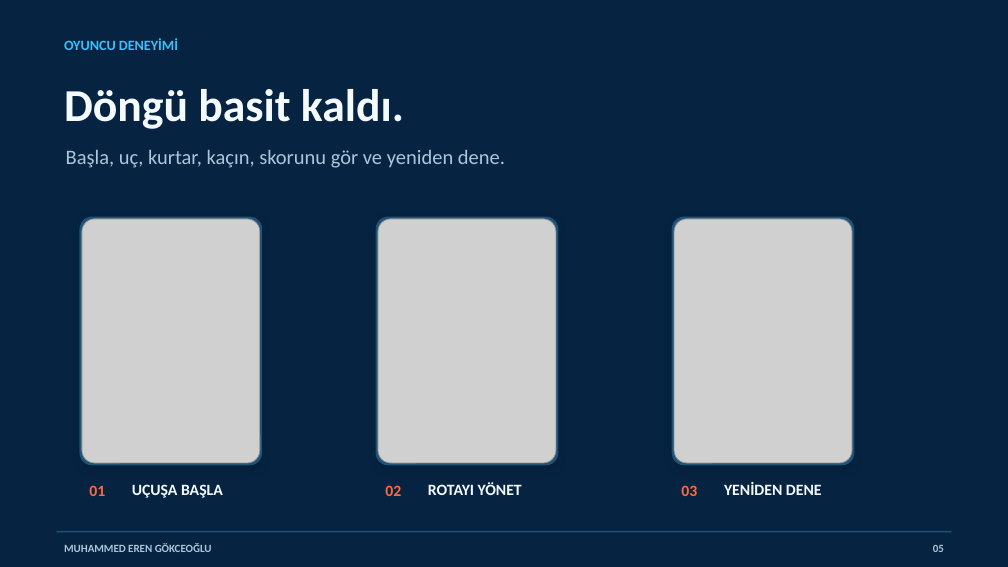
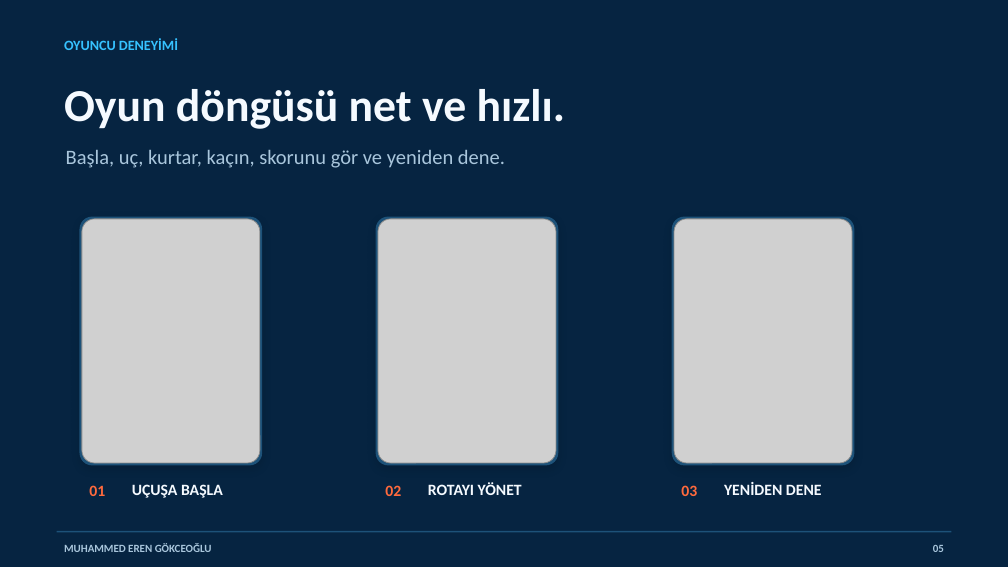
Before and after one commit to muhammederengokceogludarussi-ux/volitan-labs-website, a slide deck: slide 5 of public/presentations/Blue_Rescue_SKY_Olimpiyatlari_Sunumu.pptx. Drawn at 1008x567 pixels with LibreOffice and Linux fonts; fonts in the diff are those of the drawing; grey boxes stand for pictures. Boxes give left, top, right and bottom in pixels: in the first picture for what was removed or moved away, otherwise in the second. Text is boxed around its words. In the diff, an @@ line names an element or a change of style, - is before the commit and + after.

```diff
--- a/public/presentations/Blue_Rescue_SKY_Olimpiyatlari_Sunumu.pptx
+++ b/public/presentations/Blue_Rescue_SKY_Olimpiyatlari_Sunumu.pptx
@@ text at box(64, 89, 565, 129): text changed @@
-Döngü basit kaldı.
+Oyun döngüsü net ve hızlı.
```
Also in this commit, not shown: 6 other slides changed.
